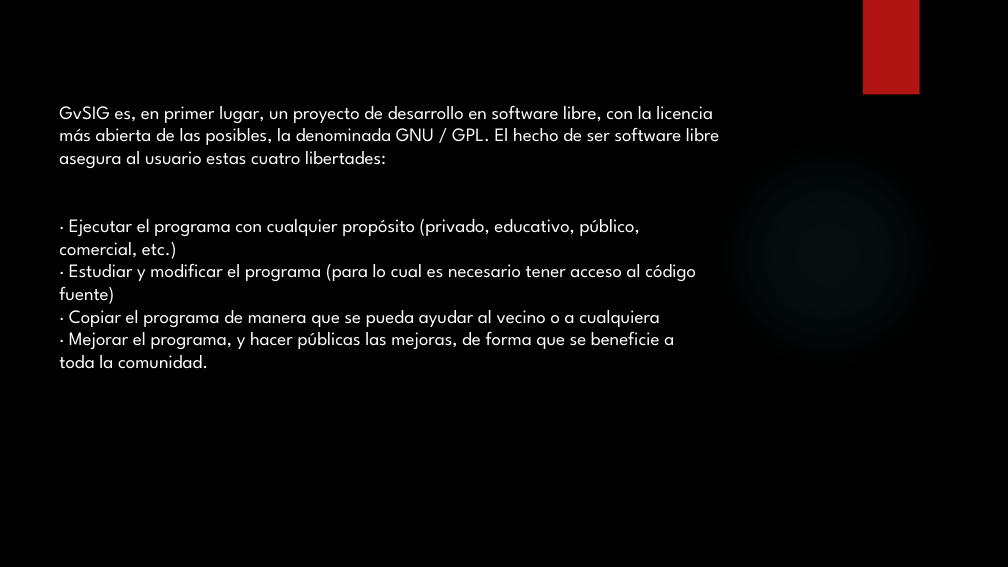
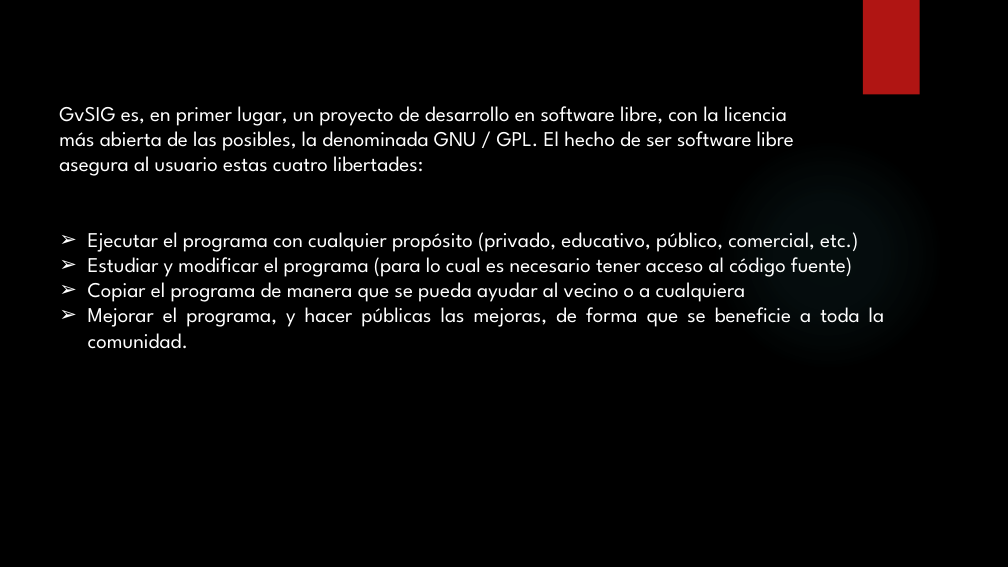
Before and after one commit to RFray/gvSIG, a slide deck: slide 6 of Expo-gvSIG.pptx. Drawn at 1008x567 pixels with LibreOffice and Linux fonts; fonts in the diff are those of the drawing; background and template pictures are left out. Boxes give left, top, right and bottom in pixels: in the first picture for what was removed or moved away, otherwise in the second. Text is boxed around its words. In the diff, an @@ line names an element or a change of style, - is before the commit and + after.

```diff
--- a/Expo-gvSIG.pptx
+++ b/Expo-gvSIG.pptx
@@ text at bbox=[59, 106, 794, 176]: size 18 to 20 pt in "GvSIG es, en primer lugar, un proyecto ...", "más abierta de las posibles, la denominada ...", "asegura al usuario estas cuatro libertades:"; alignment left to justified @@
@@ text at bbox=[88, 232, 885, 349]: text changed; size 18 to 20 pt @@
-· Ejecutar el programa con cualquier propósito (privado, educativo, público,
-comercial, etc.)
-· Estudiar y modificar el programa (para lo cual es necesario tener acceso al código
-fuente)
-· Copiar el programa de manera que se pueda ayudar al vecino o a cualquiera
-· Mejorar el programa, y hacer públicas las mejoras, de forma que se beneficie a
-toda la comunidad.
+➢ Ejecutar el programa con cualquier propósito (privado, educativo, público, comercial, etc.)
+➢ Estudiar y modificar el programa (para lo cual es necesario tener acceso al código fuente)
+➢ Copiar el programa de manera que se pueda ayudar al vecino o a cualquiera
+➢ Mejorar el programa, y hacer públicas las mejoras, de forma que se beneficie a toda la comunidad.
```
Also in this commit, not shown: 11 other slides changed.
